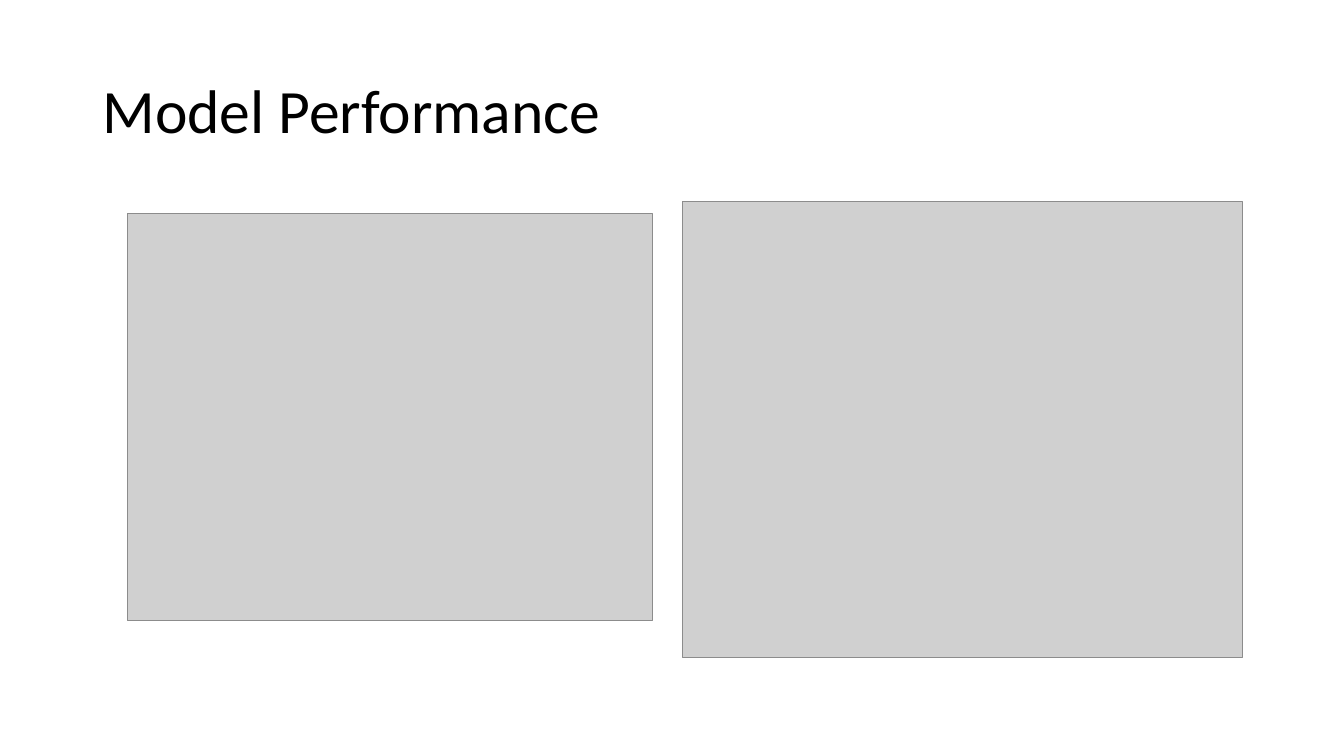
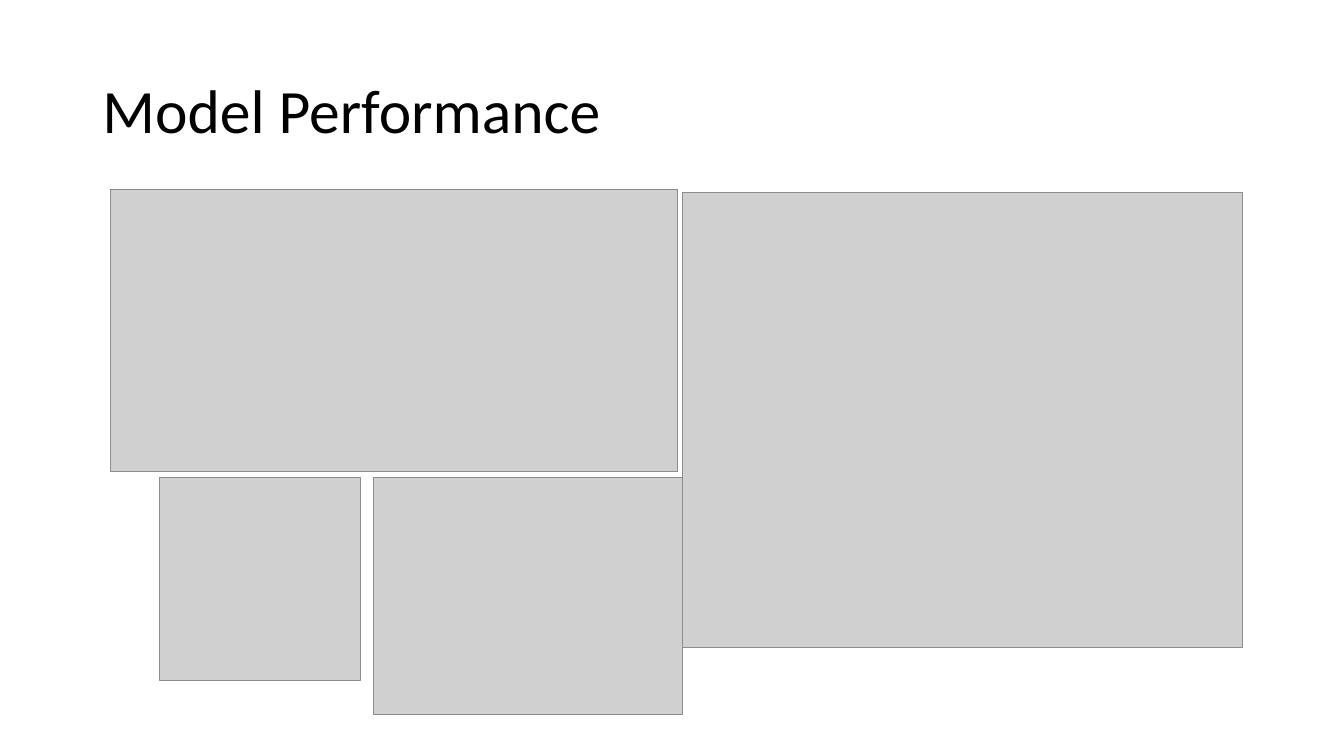
Before and after one commit to balakreshnan/DSinsider2020, a slide deck: slide 15 of insidermidway/Challenge B/Employee Turnover.pptx. Drawn at 1344x756 pixels with LibreOffice and Linux fonts; fonts in the diff are those of the drawing; grey boxes stand for pictures. Boxes give left, top, right and bottom in pixels: in the first picture for what was removed or moved away, otherwise in the second. Text is boxed around its words. In the diff, an @@ line names an element or a change of style, - is before the commit and + after.

```diff
--- a/insidermidway/Challenge B/Employee Turnover.pptx
+++ b/insidermidway/Challenge B/Employee Turnover.pptx
@@ picture: place and size @@
-picture at [127, 214, 652, 621]
+picture at [111, 190, 679, 472]
@@ picture: place and size @@
-picture at [683, 202, 1243, 657]
+picture at [683, 193, 1243, 648]
@@ picture added at [160, 478, 361, 682] @@
@@ picture added at [373, 478, 683, 715] @@
```
Also in this commit, not shown: 2 other files.
